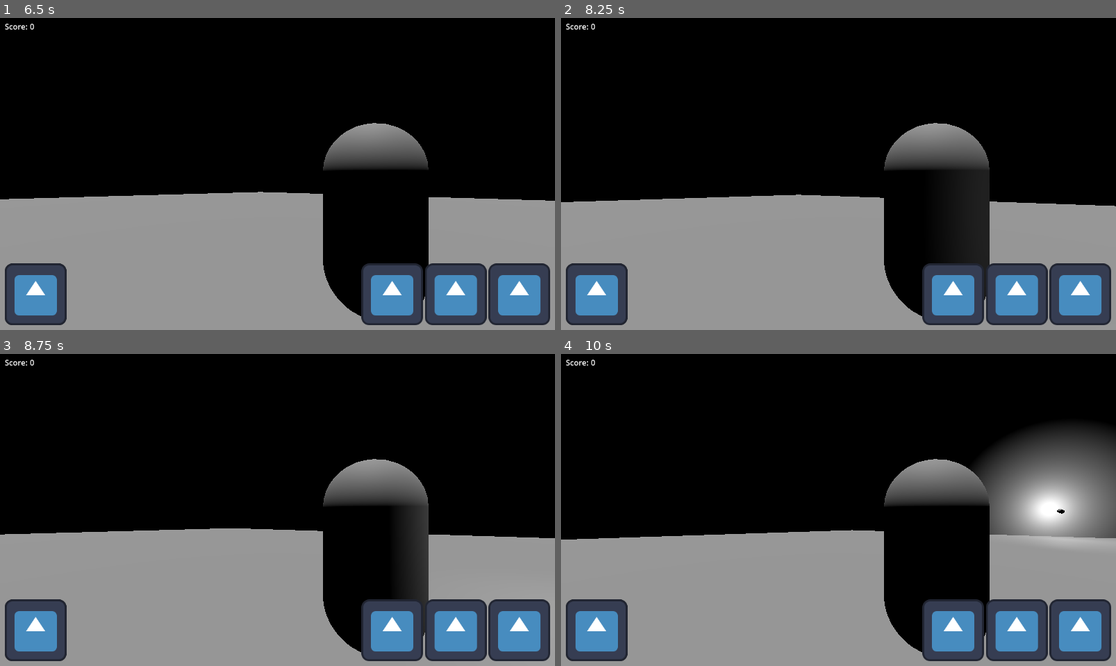
Above: before the commit, frames 1-4 (two rows, left to right).
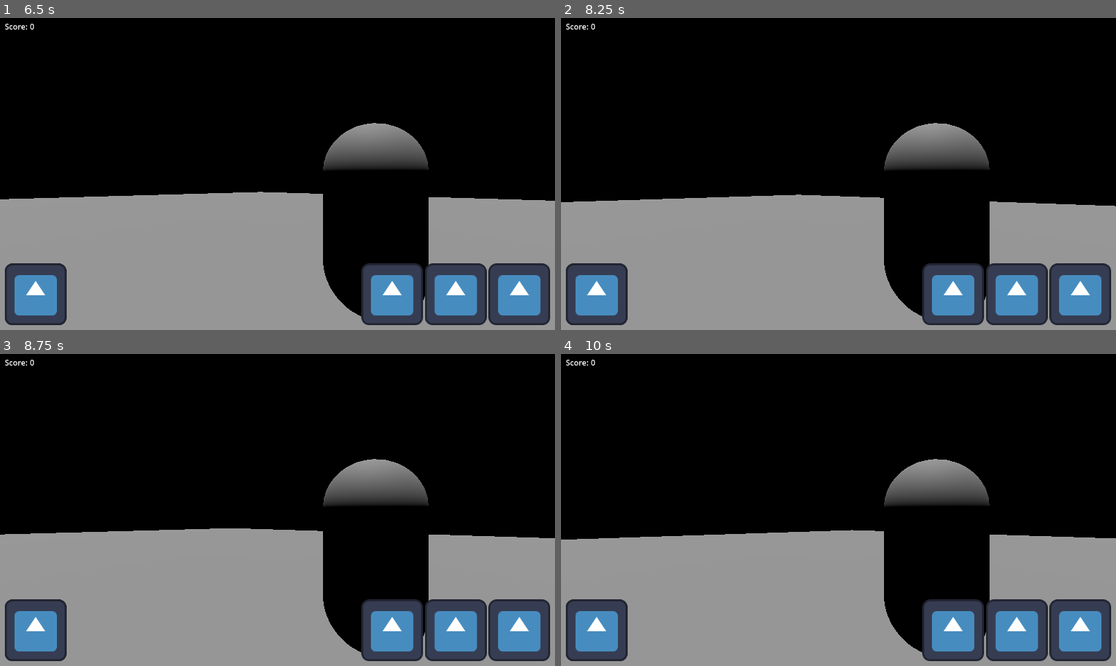
Above: after the commit, the same moments.

Repository: Sprotex/ludum-dare-54
Game: Godot game, scene res://level.tscn
The game is run twice, just before and just after one commit, with the same random seed, the same clock (stepped at 60 frames per second) and the same inputs. The engine's default icon, where the game draws it, is replaced by a stand-in: a white triangle on a blue panel in a dark square.
Inputs (mouse positions are in pixels of both pictures, inside the frame that each line leads up to):
- Up to frame 1 (6.5 s): tap Enter at 0.5 s; move the mouse to (305, 174) at 0.52 s; hold W (move_forward) 0.53-5.78 s; tap Space (jump) at 0.77, 1.52, 3.02, 3.77, 4.52, 5, 6.02 s; move the mouse to (249, 174) at 1.27 s; move the mouse to (288, 167) at 2.02 s; move the mouse to (271, 180) at 2.77 s; move the mouse to (316, 177) at 3.52 s; move the mouse to (233, 170) at 4.27 s; move the mouse to (283, 174) at 5.02 s; move the mouse to (255, 167) at 5.77 s; hold D (move_right) from 5.78 s (still down)
- Up to frame 2 (8.25 s): move the mouse to (866, 174) at 6.52 s; release D (move_right) at 6.53 s; hold W (move_forward) from 6.53 s (still down); tap Space (jump) at 6.77, 7.52 s; tap Enter at 7.25 s; move the mouse to (810, 174) at 7.27 s; move the mouse to (849, 167) at 8.02 s
- Up to frame 3 (8.75 s): keep holding W (move_forward)
- Up to frame 4 (10 s): move the mouse to (832, 516) at 8.77 s; release W (move_forward) at 8.78 s; hold A (move_left) 8.78-9.53 s; tap Space (jump) at 9.02, 9.77 s; move the mouse to (877, 513) at 9.52 s; hold W (move_forward) from 9.53 s (still down)

Frame 1 is identical in both runs. In frame 2, 1.4% of the frame differs, in the area x 72-78%, y 48-91%; in frame 3, 1.4%; in frame 4, 7.9%, in the area x 74-100%, y 23-62%.

Commit message:
fix aiming at player in y direction

Diff:
--- a/character/enemy/aim_at_player_state.gd
+++ b/character/enemy/aim_at_player_state.gd
@@ -3,20 +3,26 @@
 @export var inputs: CharacterInputs
 @export var character_movement: CharacterMovement
 @export var character_body: Character
+@export var firepoint: Node3D
 
 var player: Character
 
 
-func _ai_state_ready():
+func _ai_state_ready() -> void:
   MessageBus.on_player_object_broadcast.connect(func(player_object): player = player_object)
 
 
 func _handle_ai_state_enabled() -> void:
   if not player:
     MessageBus.on_player_object_requested.emit()
+
   var forward = -character_body.basis.z
   var direction_to_player = (player.global_transform.origin - character_body.global_transform.origin).normalized()
   var to_player_angle = direction_to_player.signed_angle_to(forward, Vector3.UP)
   turn(inputs, character_movement, to_player_angle)
   await on_transformation_finished
+  var firepoint_forward = -firepoint.global_transform.basis.z
+  var firepoint_right = firepoint.global_transform.basis.x
+  to_player_angle = firepoint_forward.signed_angle_to(direction_to_player, firepoint_right)
+  firepoint.rotate_x(to_player_angle)
   enabled = false
--- a/character/enemy/enemy.tscn
+++ b/character/enemy/enemy.tscn
@@ -42,11 +42,12 @@
 inputs = NodePath("..")
 next_state = NodePath("../AimAtPlayerState")
 
-[node name="AimAtPlayerState" type="Node" parent="Control/EnemyInputs" index="2" node_paths=PackedStringArray("inputs", "character_movement", "character_body", "next_state")]
+[node name="AimAtPlayerState" type="Node" parent="Control/EnemyInputs" index="2" node_paths=PackedStringArray("inputs", "character_movement", "character_body", "firepoint", "next_state")]
 script = ExtResource("7_ia5cy")
 inputs = NodePath("..")
 character_movement = NodePath("../../CharacterMovement")
 character_body = NodePath("../../..")
+firepoint = NodePath("../../../MeshInstance3D2/Firepoint")
 next_state = NodePath("../ShootState")
 
 [node name="ShootState" type="Node" parent="Control/EnemyInputs" index="3" node_paths=PackedStringArray("inputs", "next_state")]
